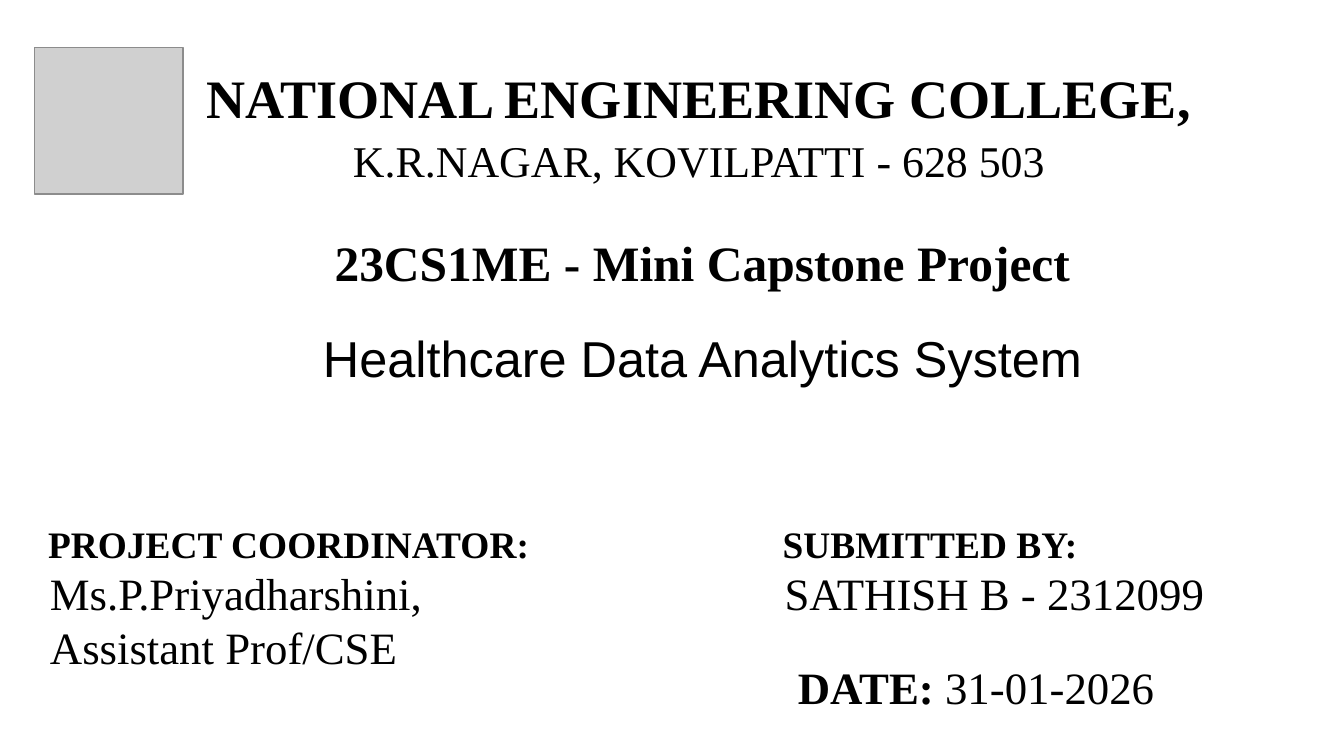
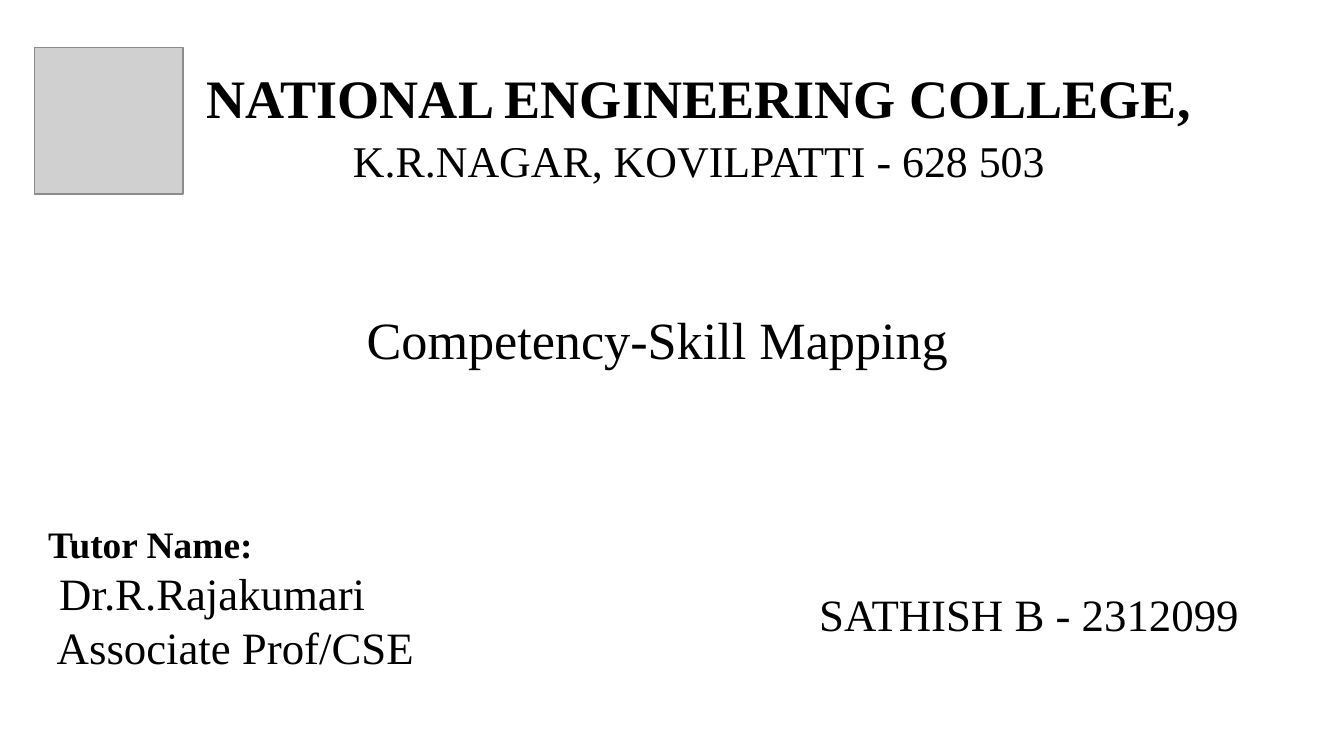
Before and after one commit to Sathish-2399/Healthcare_Data_Analytics_System, a slide deck: slide 1 of MCP_Sathish_99_review2.pptx. Drawn at 1344x756 pixels with LibreOffice and Linux fonts; fonts in the diff are those of the drawing; grey boxes stand for pictures. Boxes give left, top, right and bottom in pixels: in the first picture for what was removed or moved away, otherwise in the second. Text is boxed around its words. In the diff, an @@ line names an element or a change of style, - is before the commit and + after.

```diff
--- a/MCP_Sathish_99_review2.pptx
+++ b/MCP_Sathish_99_review2.pptx
@@ text removed at bbox=[323, 246, 1082, 387] @@
-23CS1ME - Mini Capstone Project
-Healthcare Data Analytics System
@@ text added at bbox=[367, 322, 947, 370], 28 pt, text #000000 @@
+Competency-Skill Mapping
@@ text at bbox=[48, 533, 414, 665]: text changed @@
-PROJECT COORDINATOR:
-Ms.P.Priyadharshini, Assistant Prof/CSE
+Tutor Name:
+Dr.R.Rajakumari
+Associate Prof/CSE
@@ text at bbox=[783, 533, 1077, 559]: paragraph removed @@
-SUBMITTED BY:
@@ text "SATHISH B - 2312099": place and size @@
-text "SATHISH B - 2312099" at bbox=[783, 533, 1204, 611]
+text "SATHISH B - 2312099" at bbox=[819, 601, 1239, 632]
@@ text removed at bbox=[798, 674, 1154, 705] @@
-DATE: 31-01-2026
```
Also in this commit, not shown: 2 slides added, 11 slides removed, 7 other files.
